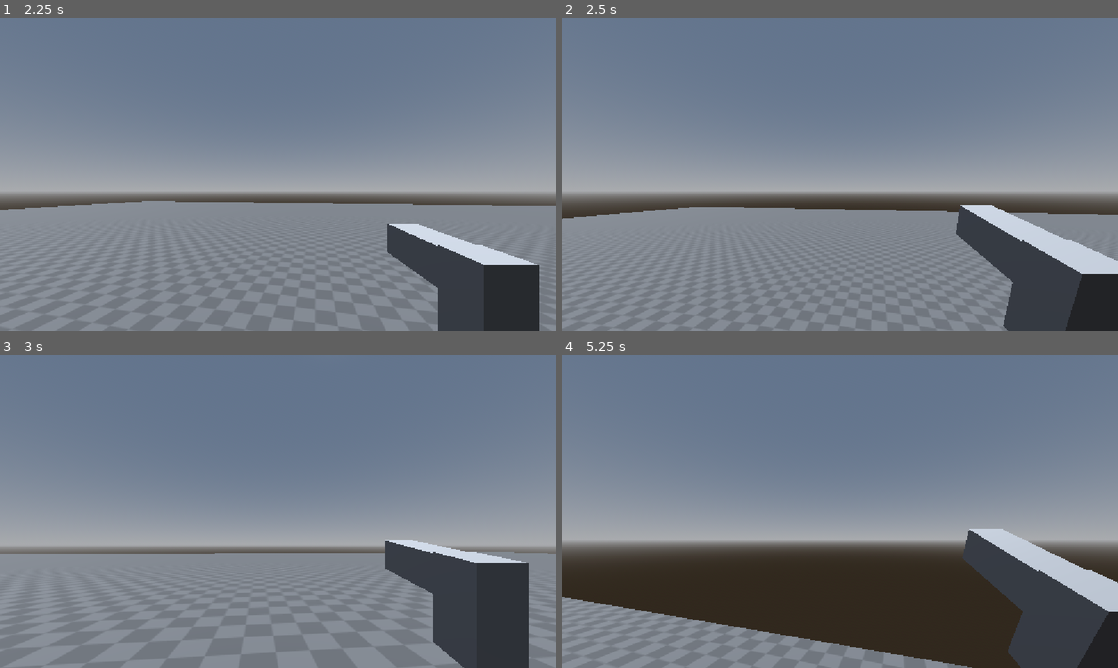
Above: before the commit, frames 1-4 (two rows, left to right).
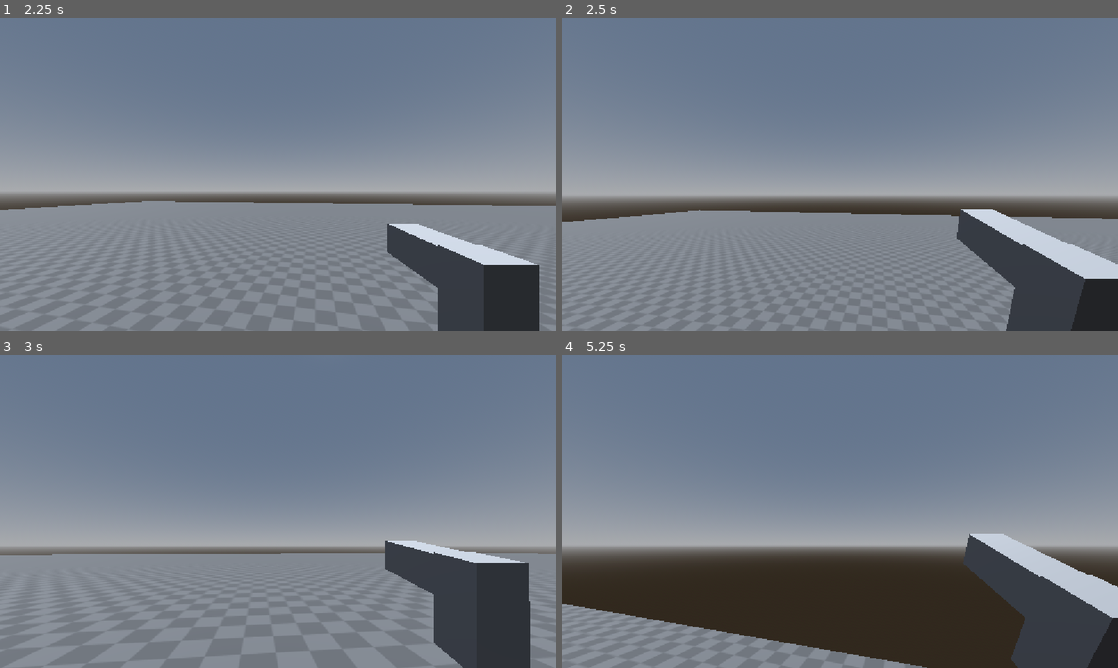
Above: after the commit, the same moments.

Repository: pfoury/multi-gun.s
Game: Godot game, scene res://scenes/main.tscn
The game is run twice, just before and just after one commit, with the same random seed, the same clock (stepped at 60 frames per second) and the same inputs.
Inputs (mouse positions are in pixels of both pictures, inside the frame that each line leads up to):
- Up to frame 1 (2.25 s): tap Enter at 0.5 s; move the mouse to (400, 158) at 0.52 s; press the mouse at (400, 158) at 0.53 s; hold D (move_right) 0.53-1.25 s; tap Space (jump) at 0.77 s; tap ` (spawn) at 0.8, 2.1 s; release the mouse at (400, 158) at 1.25 s; click "Host" at 1.25 s; move the mouse to (250, 174) at 2.02 s; hold W (move_forward) from 2.03 s (still down)
- Up to frame 2 (2.5 s): keep holding W (move_forward); tap Space (jump) at 2.27 s; click (812, 174) at 2.3 s
- Up to frame 3 (3 s): keep holding W (move_forward); move the mouse to (289, 505) at 2.77 s; hold Ctrl (crouch) from 2.78 s (still down)
- Up to frame 4 (5.25 s): keep holding W (move_forward); tap ` (spawn) at 3.05 s; move the mouse to (834, 517) at 3.52 s; release Ctrl (crouch) at 3.53 s; click (834, 517) at 3.6 s; tap Space (jump) at 3.77, 4.52 s; move the mouse to (878, 514) at 4.27 s; hold ` (spawn) 4.28-5.03 s; move the mouse to (795, 508) at 5.02 s; click (795, 508) at 5.1 s

Frame 1 is identical in both runs. In frame 2, 4.7% of the frame differs, in the area x 0-100%, y 55-100%; in frame 3, 0.2%; in frame 4, 6.3%.

Commit message:
Implement recoil

Diff:
--- a/scripts/FirstPersonCamera.gd
+++ b/scripts/FirstPersonCamera.gd
@@ -26,6 +26,8 @@
 
 		rotation_velocity -= rotation_amount
 
+	update_camera_pivot(delta)
+
 
 func _input(event: InputEvent) -> void:
 	if not is_multiplayer_authority(): return
@@ -33,3 +35,7 @@
 	if event is InputEventMouseMotion:
 		if Input.get_mouse_mode() == Input.MOUSE_MODE_CAPTURED:
 			rotation_velocity += event.screen_relative / (Vector2)(get_viewport().size / 2) * mouse_sensitivity
+
+
+func update_camera_pivot(delta) -> void: # I'm doing it here because I don't want to have a lot of fucking scripts in this project.
+	camera_pivot.rotation.x = lerp(camera_pivot.rotation.x, 0.0, delta * 5)
--- a/scripts/classes/weapon_class.gd
+++ b/scripts/classes/weapon_class.gd
@@ -8,7 +8,7 @@
 @export var fire_type : Array = ["semi", "burst", "auto"]
 @export var reload_speed : float = 1.0
 @export var player_speed_multiplier : float = 1.0
-@export var recoil_strength : float = 2.0
+@export var recoil_strength : float = 3.0
 @export var max_ammo : int = 12
 @export var is_scopable : bool = true
 
@@ -52,12 +52,16 @@
 	animations.stop()
 	animations.play("shoot")
 
+	# Creating muzzle flash
 	var muzzle_flash_particles = muzzle_flash_particles_scene.instantiate()
 
 	muzzle_flash_particles.rotation = muzzle_flash_position.rotation + Vector3(0, PI, 0)
 
 	muzzle_flash_position.add_child(muzzle_flash_particles)
 
+	# Adding recoil
+	player.camera_pivot.rotation.x += deg_to_rad(recoil_strength)
+
 
 func play_equip_animation() -> void:
 	animations.play("equip")
Not shown, added: scenes/main.tscn4649533951.tmp
Not shown, added: scenes/main.tscn4652957856.tmp
